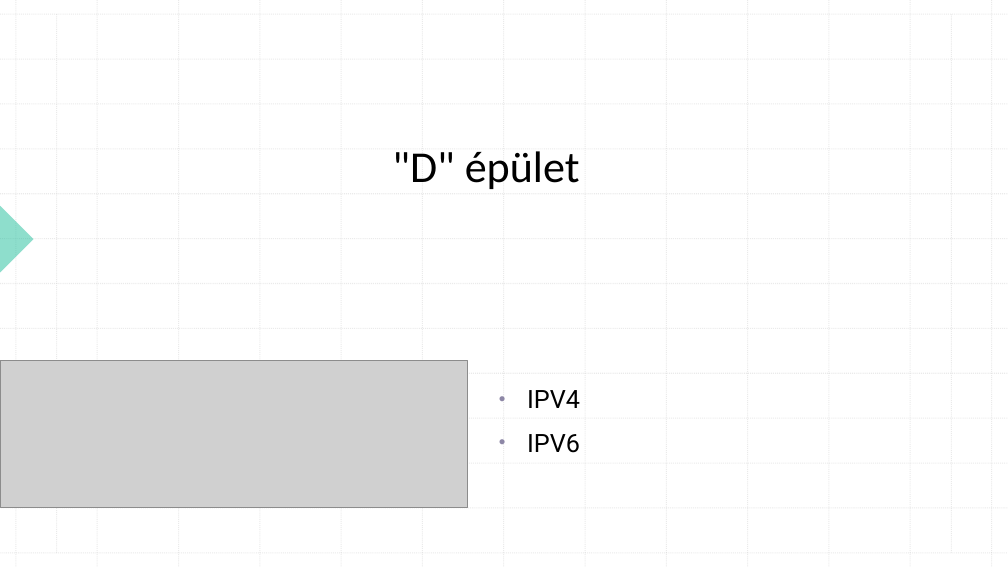
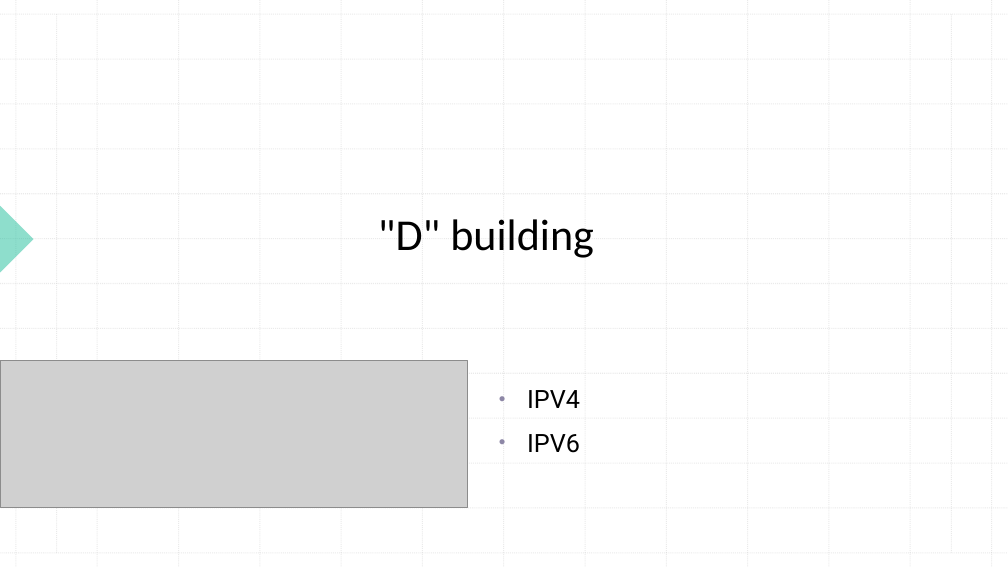
Before and after one commit to szalaimark2005/CureNet, a slide deck: slide 11 of probavizsga.angol.pptx. Drawn at 1008x567 pixels with LibreOffice and Linux fonts; fonts in the diff are those of the drawing; grey boxes stand for pictures. Boxes give left, top, right and bottom in pixels: in the first picture for what was removed or moved away, otherwise in the second. Text is boxed around its words. In the diff, an @@ line names an element or a change of style, - is before the commit and + after.

```diff
--- a/probavizsga.angol.pptx
+++ b/probavizsga.angol.pptx
@@ title at [378,219,594,258]: text changed @@
-"D" épület
+"D" building
```
Also in this commit, not shown: 6 other slides changed, 1 slide added, 1 slide removed.
